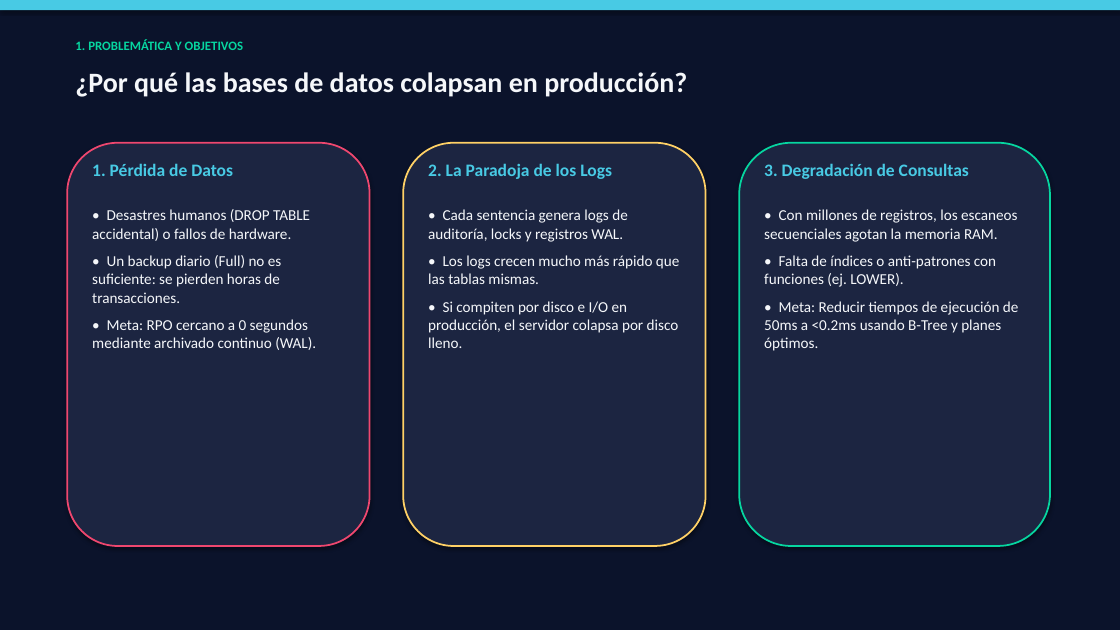
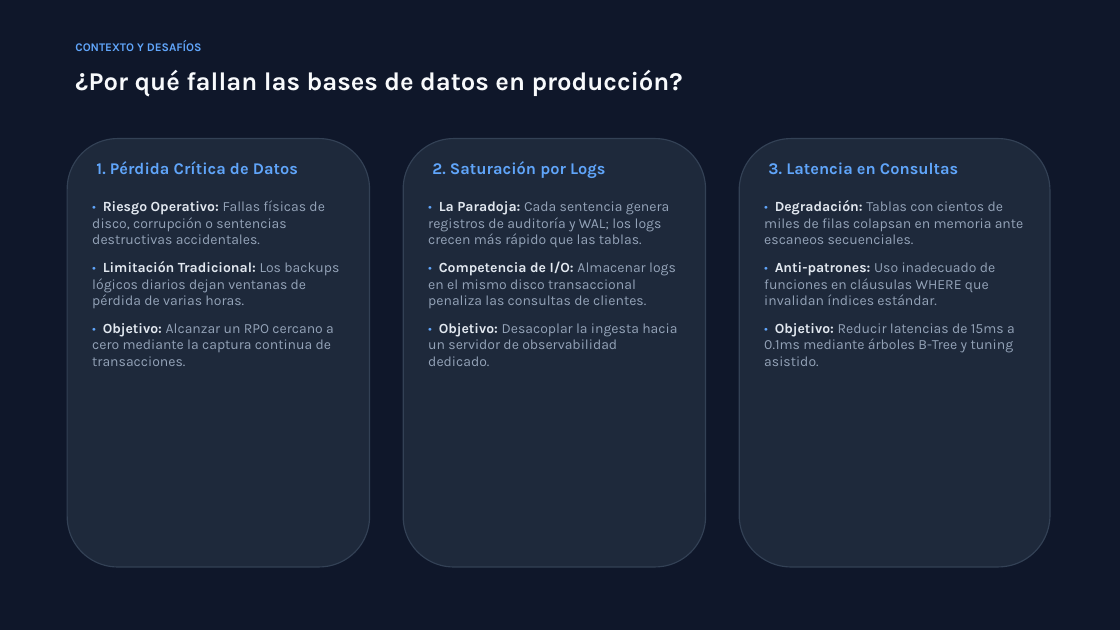
Before and after one commit to EmilyCayambe/Openmetadata, a slide deck: slide 2 of presentacion/Presentacion_Telemetria_Optimizacion.pptx. Drawn at 1120x630 pixels with LibreOffice and Linux fonts; fonts in the diff are those of the drawing. Boxes give left, top, right and bottom in pixels: in the first picture for what was removed or moved away, otherwise in the second. Text is boxed around its words. In the diff, an @@ line names an element or a change of style, - is before the commit and + after.

Commit message:
style: refine presentation with sober corporate slate palette, Segoe UI typography, bold-only terms, and clean academic layout

```diff
--- a/presentacion/Presentacion_Telemetria_Optimizacion.pptx
+++ b/presentacion/Presentacion_Telemetria_Optimizacion.pptx
@@ rectangle at (x1=0, y1=0, x2=1120, y2=630): fill #0B132B to #0F172A @@
@@ rectangle removed at (x1=0, y1=0, x2=1120, y2=10) @@
@@ text at (x1=75, y1=40, x2=202, y2=51): text changed; size 11 to 10 pt; font Calibri to Karla; text colour #06D6A0 to #60A5FA @@
-1. PROBLEMÁTICA Y OBJETIVOS
+CONTEXTO Y DESAFÍOS
@@ text at (x1=75, y1=70, x2=683, y2=96): text changed; size 24 to 22 pt; font Calibri to Karla; text colour #F5F7FA to #F8FAFC @@
-¿Por qué las bases de datos colapsan en producción?
+¿Por qué fallan las bases de datos en producción?
@@ rounded rectangle resized from (x1=67, y1=143, x2=370, y2=546) to (x1=67, y1=139, x2=370, y2=567) @@
@@ rounded rectangle at (x1=67, y1=139, x2=370, y2=567): fill #1C2541 to #1E293B; outline #EF476F 1.5 pt to #334155 1 pt; shadow off @@
@@ rounded rectangle resized from (x1=403, y1=143, x2=706, y2=546) to (x1=403, y1=139, x2=706, y2=567) @@
@@ rounded rectangle at (x1=403, y1=139, x2=706, y2=567): fill #1C2541 to #1E293B; outline #FFD166 1.5 pt to #334155 1 pt; shadow off @@
@@ rounded rectangle resized from (x1=739, y1=143, x2=1050, y2=546) to (x1=739, y1=139, x2=1050, y2=567) @@
@@ rounded rectangle at (x1=739, y1=139, x2=1050, y2=567): fill #1C2541 to #1E293B; outline #06D6A0 1.5 pt to #334155 1 pt; shadow off @@
@@ text at (x1=96, y1=161, x2=298, y2=174): text changed; size 15 to 14 pt; font Calibri to Karla; text colour #48CAE4 to #60A5FA @@
-1. Pérdida de Datos
+1. Pérdida Crítica de Datos
@@ text at (x1=432, y1=161, x2=605, y2=178): text changed; size 15 to 14 pt; font Calibri to Karla; text colour #48CAE4 to #60A5FA @@
-2. La Paradoja de los Logs
+2. Saturación por Logs
@@ text at (x1=768, y1=162, x2=958, y2=174): text changed; size 15 to 14 pt; font Calibri to Karla; text colour #48CAE4 to #60A5FA @@
-3. Degradación de Consultas
+3. Latencia en Consultas
@@ text at (x1=92, y1=200, x2=339, y2=366): text changed; size 13 to 12 pt; font Calibri to Karla; text colour #F5F7FA to #94A3B8 @@
-• Desastres humanos (DROP TABLE accidental) o fallos de hardware.
-• Un backup diario (Full) no es suficiente: se pierden horas de transacciones.
-• Meta: RPO cercano a 0 segundos mediante archivado continuo (WAL).
+• Riesgo Operativo: Fallas físicas de disco, corrupción o sentencias destructivas accidentales.
+• Limitación Tradicional: Los backups lógicos diarios dejan ventanas de pérdida de varias horas.
+• Objetivo: Alcanzar un RPO cercano a cero mediante la captura continua de transacciones.
@@ text at (x1=428, y1=201, x2=677, y2=366): text changed; size 13 to 12 pt; font Calibri to Karla; text colour #F5F7FA to #94A3B8 @@
-• Cada sentencia genera logs de auditoría, locks y registros WAL.
-• Los logs crecen mucho más rápido que las tablas mismas.
-• Si compiten por disco e I/O en producción, el servidor colapsa por disco lleno.
+• La Paradoja: Cada sentencia genera registros de auditoría y WAL; los logs crecen más rápido que las tablas.
+• Competencia de I/O: Almacenar logs en el mismo disco transaccional penaliza las consultas de clientes.
+• Objetivo: Desacoplar la ingesta hacia un servidor de observabilidad dedicado.
@@ text at (x1=764, y1=200, x2=1024, y2=366): text changed; size 13 to 12 pt; font Calibri to Karla; text colour #F5F7FA to #94A3B8 @@
-• Con millones de registros, los escaneos secuenciales agotan la memoria RAM.
-• Falta de índices o anti-patrones con funciones (ej. LOWER).
-• Meta: Reducir tiempos de ejecución de 50ms a <0.2ms usando B-Tree y planes óptimos.
+• Degradación: Tablas con cientos de miles de filas colapsan en memoria ante escaneos secuenciales.
+• Anti-patrones: Uso inadecuado de funciones en cláusulas WHERE que invalidan índices estándar.
+• Objetivo: Reducir latencias de 15ms a 0.1ms mediante árboles B-Tree y tuning asistido.
```
Also in this commit, not shown: 3 other slides changed, 7 slides added, 7 slides removed, 4 other files.
